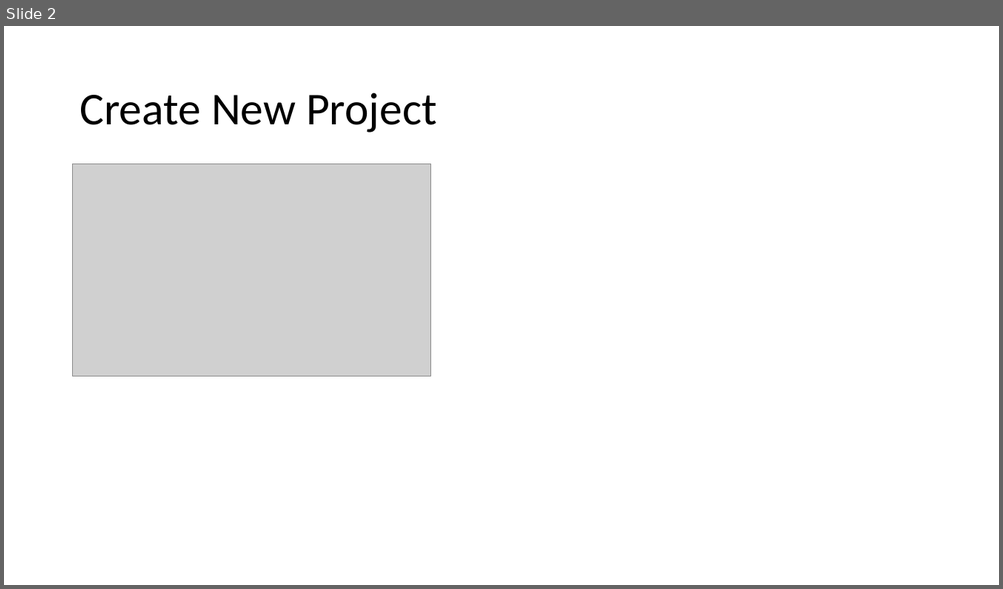
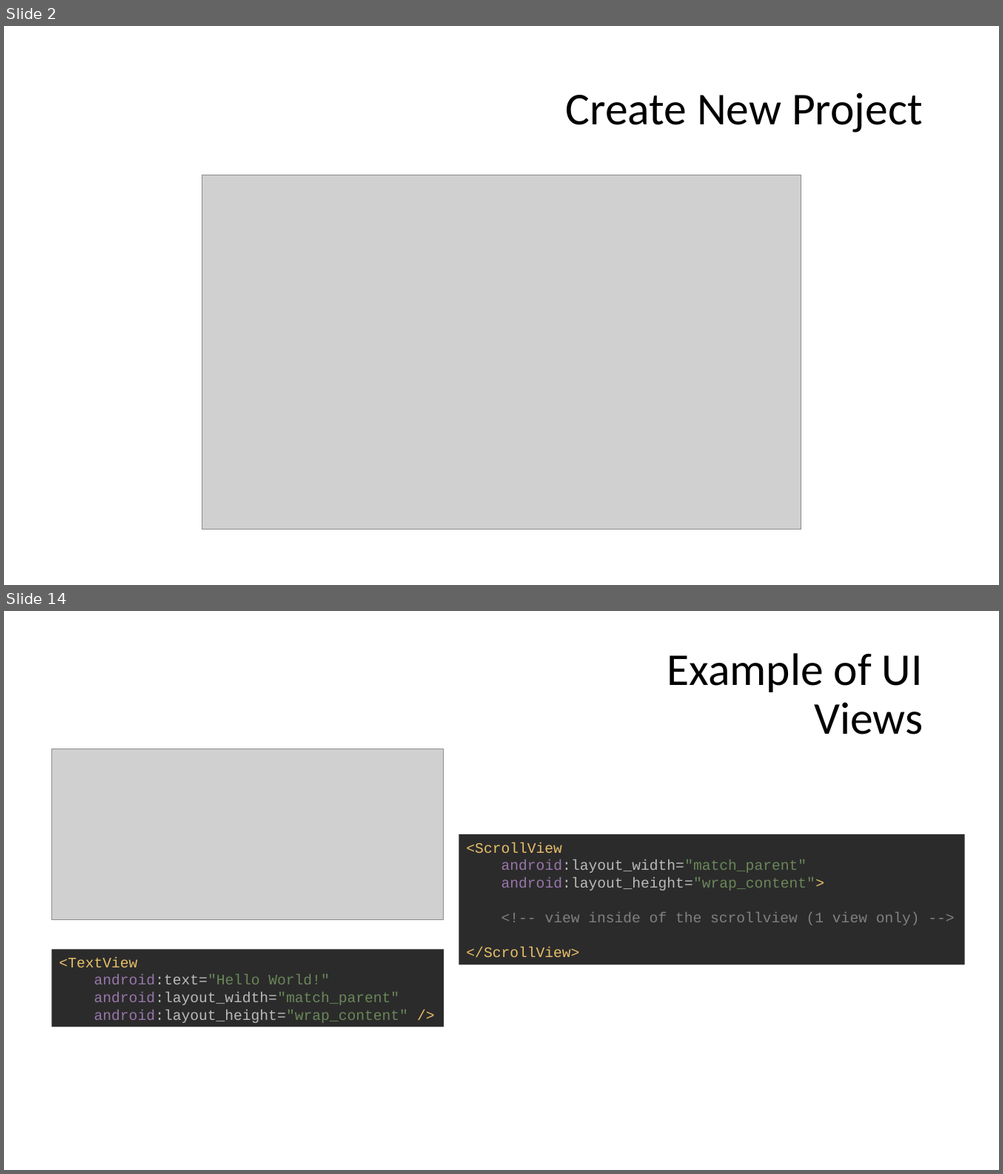
Before and after one commit to Nadzmi-Freelance/Android-Training, a slide deck: presentation/project.pptx. Shown one above the other, each under a label of ours: slide 2 before the commit, slides 2 and 14 after it; the slides between them are not shown. The pictures are 1003x589 and 1003x1174 pixels, drawn with LibreOffice and Linux fonts; fonts in the diff are those of the drawing; grey boxes stand for pictures. Boxes give left, top, right and bottom in pixels: in the first picture for what was removed or moved away, otherwise in the second. Text is boxed around its words. In the diff, an @@ line names an element or a change of style, - is before the commit and + after.

```diff
--- a/presentation/project.pptx
+++ b/presentation/project.pptx
@@ slide 14 added at (4, 611, 999, 1170), background #FFFFFF @@
@@ title added at (667, 653, 922, 735), 44 pt, text #000000 @@
+Example of UI Views
@@ picture added at (52, 749, 444, 920) @@
@@ rectangle added at (459, 834, 965, 965), fill #2B2B2B, 14 pt, text #808080 @@
+<ScrollView
+android:layout_width="match_parent"
+android:layout_height="wrap_content">
+<!-- view inside of the scrollview (1 view only) -->
+</ScrollView>
@@ rectangle added at (52, 950, 444, 1028), fill #2B2B2B, 14 pt, text #6A8759 @@
+<TextView
+android:text="Hello World!"
+android:layout_width="match_parent"
+android:layout_height="wrap_content" />
@@ slide 2 changed as well @@
@@ title "Create New Project": place and size @@
-title "Create New Project" at (79, 93, 437, 133)
+title "Create New Project" at (566, 93, 922, 133)
@@ title "Create New Project" at (566, 93, 922, 133): alignment left to right @@
@@ picture: place and size @@
-picture at (73, 164, 431, 377)
+picture at (202, 175, 801, 531)
```
Also in this commit, not shown: 1 other slide changed, 22 other slides added, 4 slides removed, 3 other files.
